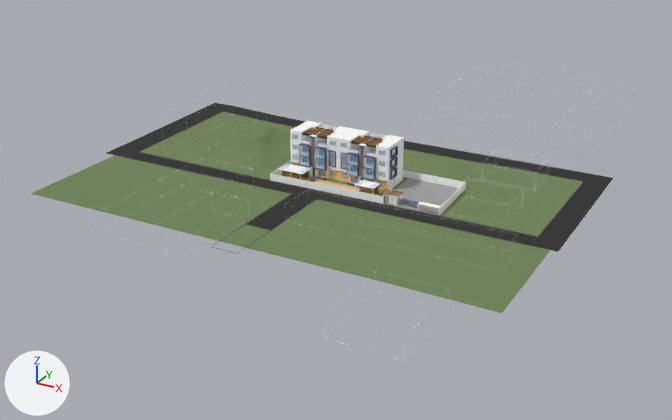
One commit to the glTF model public/models/exterior.glb: the scene before it, then after it.
Camera for both pictures: a 50 mm lens placed at (109.0, -201.0, 93.0), pointed at (-9.0, 13.0, -14.0). The axes (+X, +Y, +Z) are drawn at lower left. The lights are the same throughout. Where no turn or scale is listed for an object, it has been applied to the vertices.
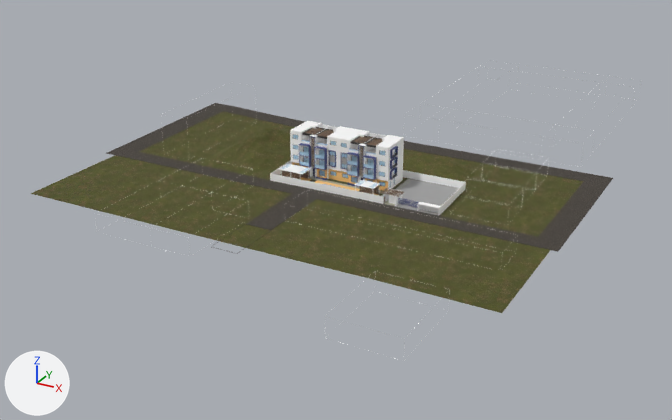
Where the newer file only moved an object's origin or applied its transform, the numbers keep the older frame.

Pixel boxes (x1, y1, x2, y2) of what changed, in the pictures (672 x 420 px):
'Plane.004', surface changed (green to yellow): (31, 111, 584, 313) in both
'Landscape.008', surface changed (green to yellow): (210, 127, 291, 172) in both
'Landscape.007', surface changed (green to yellow): (403, 152, 476, 181) in both

Edits to the bpy script that builds the scene:
```text
Add img_aerial_grass_rock_nor_gl_1k:
    img_aerial_grass_rock_nor_gl_1k = load_image('aerial_grass_rock_nor_gl_1k', '_unpacked/aerial_grass_rock_nor_gl_1k', 1024, 1024, 'Non-Color')
Add img_rocky_terrain_02_diff_1k:
    img_rocky_terrain_02_diff_1k = load_image('rocky_terrain_02_diff_1k', '_unpacked/rocky_terrain_02_diff_1k', 1024, 1024, 'sRGB')
Add img_aerial_grass_rock_rough_1k:
    img_aerial_grass_rock_rough_1k = load_image('aerial_grass_rock_rough_1k', '_unpacked/aerial_grass_rock_rough_1k', 1024, 1024, 'Non-Color')
Change mat_pasto:
    remove # nodes: BsdfPrincipled, OutputMaterial
    remove # colours: green #708459
    nodes: BsdfPrincipled, Math, NormalMap, OutputMaterial, SeparateColor, TexImage x3
    uses the picture img_aerial_grass_rock_nor_gl_1k
    uses the picture img_aerial_grass_rock_rough_1k
    uses the picture img_rocky_terrain_02_diff_1k
```
